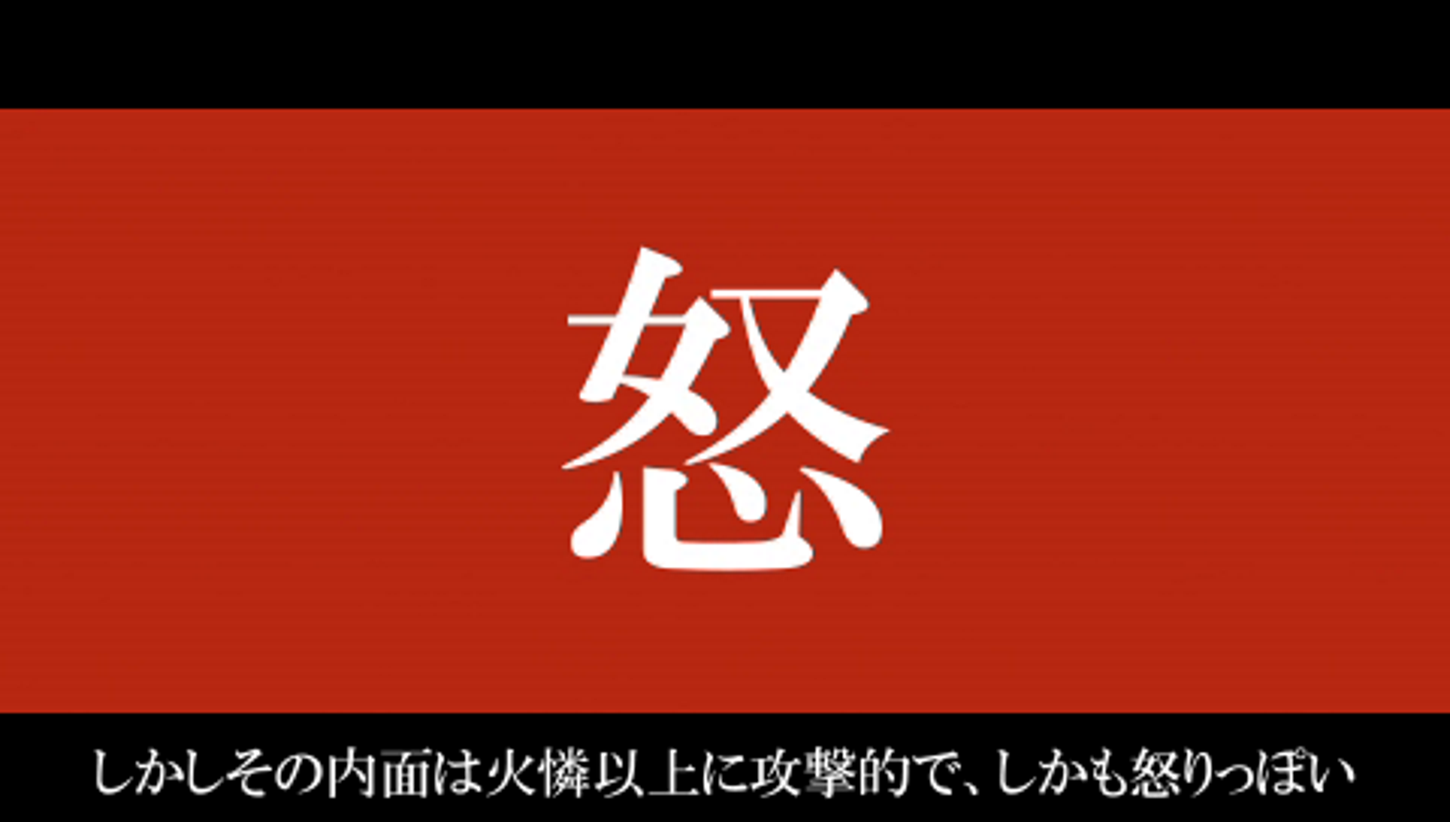
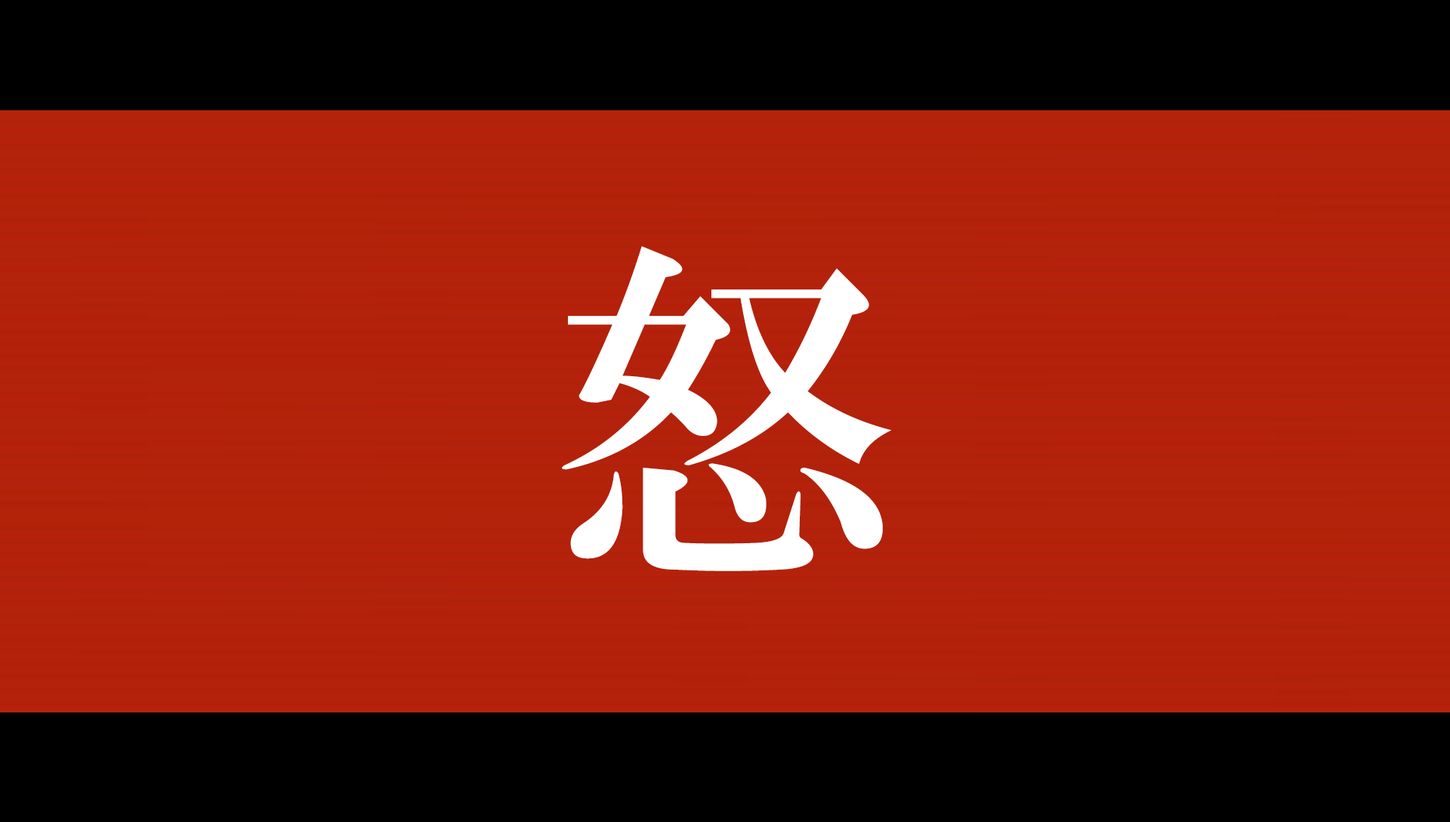
Layers edited between the first and the second w=1450, h=822 image:
added layer "怒" above "Layer 2" over [561, 246, 892, 571]
showed "Layer 2" over [0, 107, 1450, 800]
